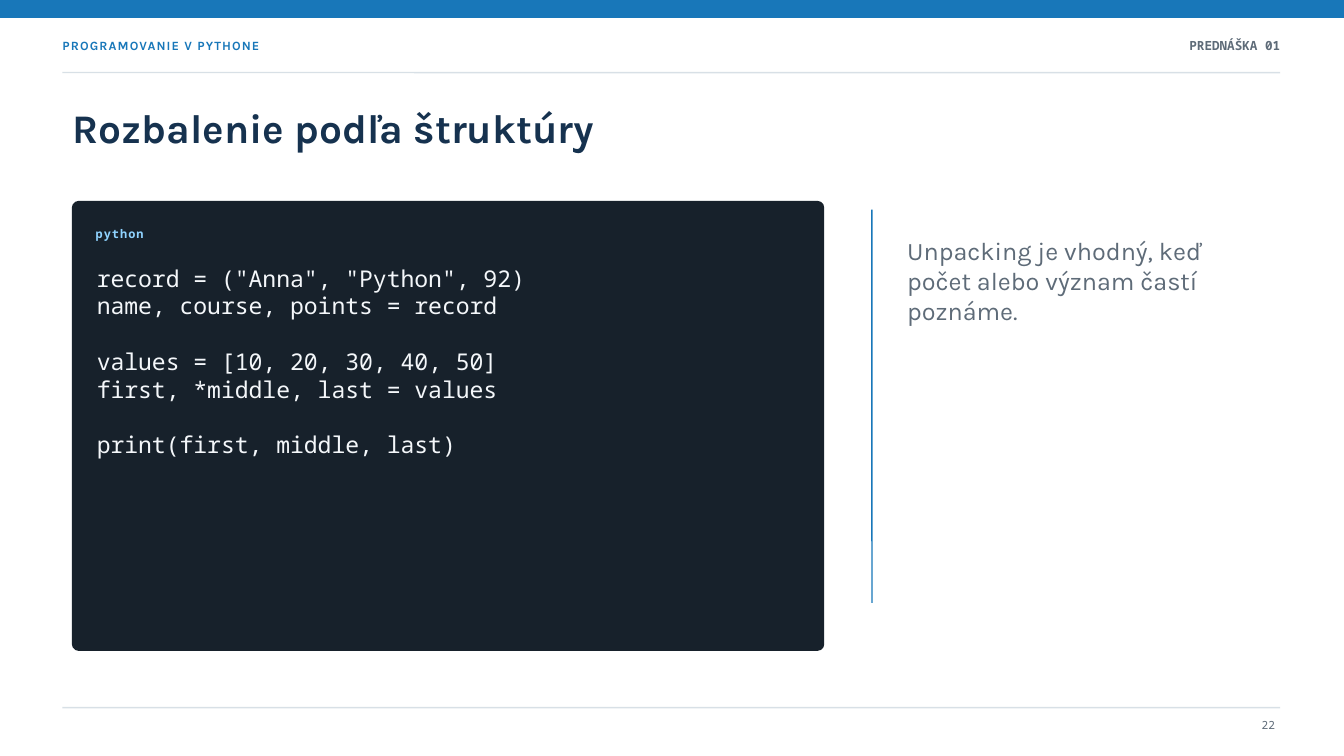
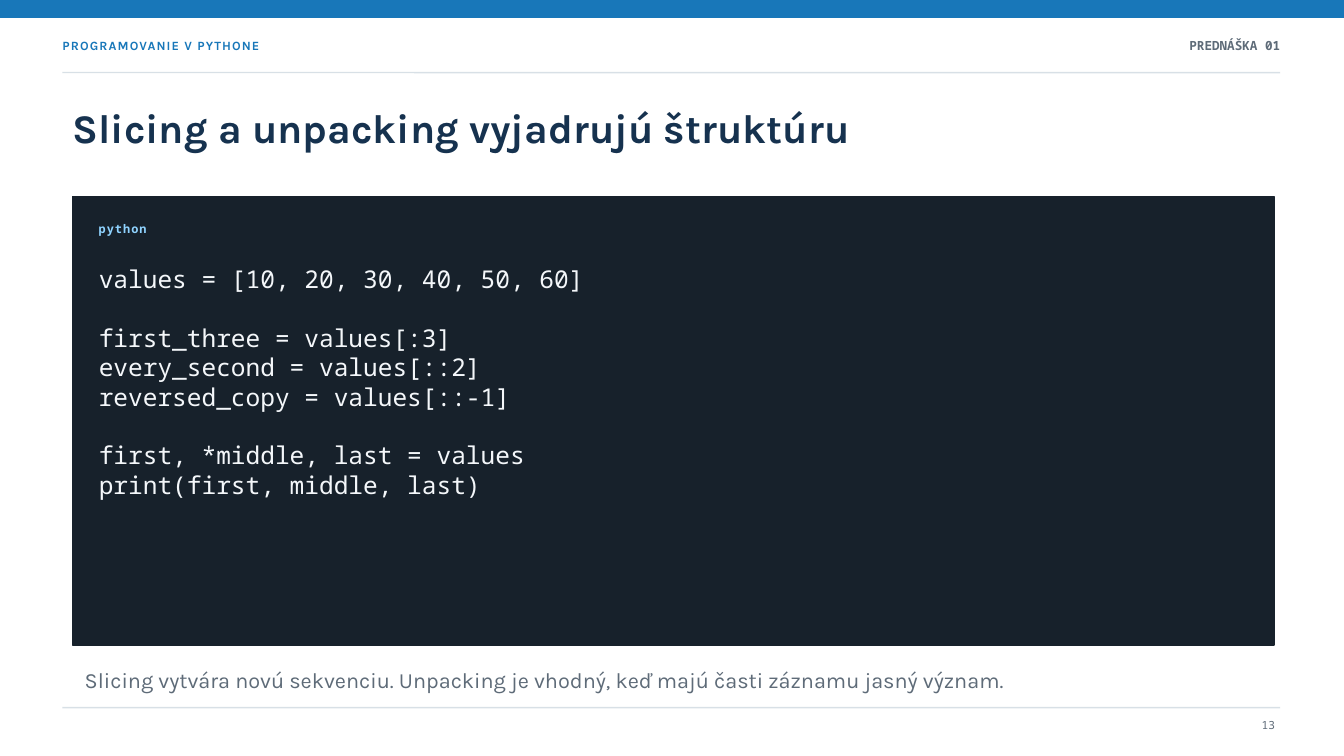
Before and after one commit to marek-horvath/python, a slide deck: slide 13 of presentations/01-uvod-ku-pythonu.sk.pptx (slide 22 before the commit). Drawn at 1344x756 pixels with LibreOffice and Linux fonts; fonts in the diff are those of the drawing. Boxes give left, top, right and bottom in pixels: in the first picture for what was removed or moved away, otherwise in the second. Text is boxed around its words. In the diff, an @@ line names an element or a change of style, - is before the commit and + after.

```diff
--- a/presentations/01-uvod-ku-pythonu.sk.pptx
+++ b/presentations/01-uvod-ku-pythonu.sk.pptx
@@ text at <box>73,111,850,154</box>: text changed @@
-Rozbalenie podľa štruktúry
+Slicing a unpacking vyjadrujú štruktúru
@@ rectangle: place and size @@
-rectangle at <box>73,202,824,650</box>
+rectangle at <box>73,197,1274,645</box>
@@ rectangle at <box>73,197,1274,645</box>: rounded rectangle to rectangle @@
@@ text "python": place and size @@
-text "python" at <box>96,229,144,241</box>
+text "python" at <box>99,224,147,236</box>
@@ line removed from (872, 210) to (872, 603) @@
@@ text at <box>99,269,583,412</box>: text changed; size 16.5 to 17.5 pt @@
-record = ("Anna", "Python", 92)
-name, course, points = record
-values = [10, 20, 30, 40, 50]
+values = [10, 20, 30, 40, 50, 60]
+first_three = values[:3]
+every_second = values[::2]
+reversed_copy = values[::-1]
@@ text removed at <box>907,241,1201,326</box> @@
-Unpacking je vhodný, keď počet alebo význam častí poznáme.
@@ text at <box>99,445,525,500</box>: size 16.5 to 17.5 pt in "first, *middle, last = values", "print(first, middle, last)" @@
@@ text added at <box>85,671,1003,694</box>, 15.5 pt, text #5E6B78 @@
+Slicing vytvára novú sekvenciu. Unpacking je vhodný, keď majú časti záznamu jasný význam.
@@ text at <box>1262,721,1275,729</box>: text changed @@
-22
+13
```
Also in this commit, not shown: 15 other slides changed, 11 slides added, 23 slides removed, 2 other files.
